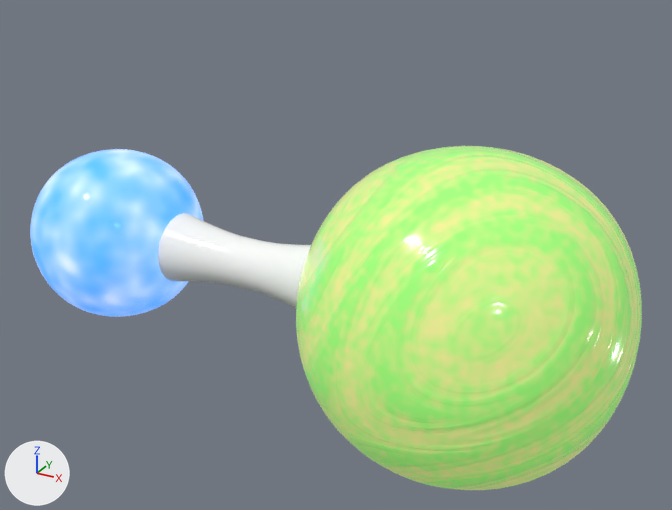
One commit to the glTF model models/anorganicke/HF.glb: the scene before it, then after it.
Both versions are drawn from a 50 mm camera at (3.79, -5.76, 3.12) aimed at (0.6, 0.05, 0.22). Lighting does not change. The marker at lower left points along +X, +Y and +Z. Where no turn or scale is listed for an object, it has been applied to the vertices. Vertices at the same position are counted once.

The scene before the commit, as lines of its bpy script (objects in view):
```python
me_cube_004 = bpy.data.meshes.new('Cube.004')
me_cube_004.from_pydata(...)  # 4420 vertices, 8704 faces; spans x -2.28..2.92, y -1.21..1.21, z -1.21..1.21
# faces by material slot: [2560, 3072, 3072]
me_cube_004.materials.append(mat_vazba)  # white #ffffff
me_cube_004.materials.append(mat_vodik)
me_cube_004.materials.append(mat_fluor)
ob_jednosytne_kyseliny = bpy.data.objects.new('jednosytne_kyseliny', me_cube_004)
ob_jednosytne_kyseliny.location = (-0.001, 0.0, -0.001)
```
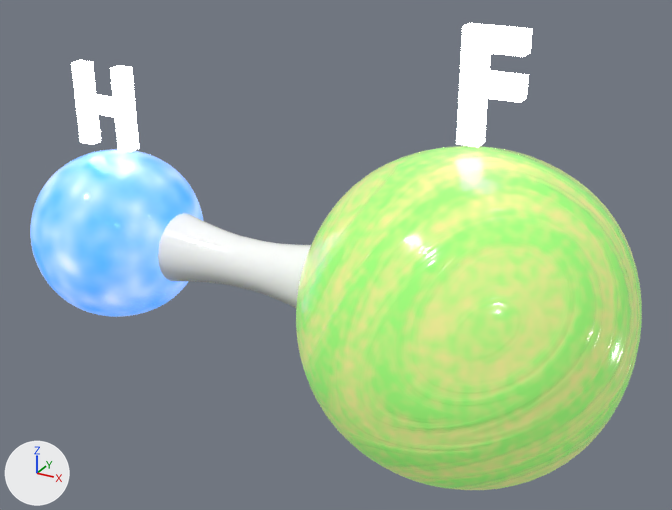
Where the newer file only moved an object's origin or applied its transform, the numbers keep the older frame.

Boxes (x1, y1, x2, y2) around the edits, measured in the pictures (672 x 510 px):
'jednosytne_kyseliny', reshaped (25% taller): before (30, 146, 642, 490); after (30, 60, 642, 490)
'Text', added: after (456, 23, 533, 147)
part 1 of me_cube_004, added: after (71, 60, 139, 152)

Diff of the bpy script that builds the scene:
```diff
--- a/models/anorganicke/HF.glb.py
+++ b/models/anorganicke/HF.glb.py
@@ mat_text @@
+mat_text = principled_material('text')
+mat_text.base_color = (0.8, 0.8, 0.8)  # white #e7e7e7
+mat_text.emission_strength = 5.0
@@ me_cube_004 @@
 # used by ob_jednosytne_kyseliny; location = (-0.001, 0.0, -0.001)
-me_cube_004.from_pydata(...)  # 4420 vertices, 8704 faces; spans x -2.28..2.92, y -1.21..1.21, z -1.21..1.21
+me_cube_004.from_pydata(...)  # 4444 vertices, 8748 faces; spans x -2.28..2.92, y -1.21..1.21, z -1.21..1.48
+# me_cube_004 part 1: a new loose piece of 24 vertices spanning x -1.84..-1.29, y -0.06..0.06, z 0.8..1.48, in mat_text (white #e7e7e7)
 me_cube_004.materials.append(mat_vazba)
@@ me_cube_004 @@
 me_cube_004.materials.append(mat_fluor)
+me_cube_004.materials.append(mat_text)  # white #e7e7e7
@@ me_text @@
+me_text.from_pydata(...)  # 20 vertices, 36 faces; spans x -0.232..0.19, y -0.063..0.063, z -0.448..0.336
+me_text.materials.append(mat_text)  # white #e7e7e7
@@ ob_text @@
+ob_text = bpy.data.objects.new('Text', me_text)
+ob_text.location = (1.816, 0.0, 1.735)
```
